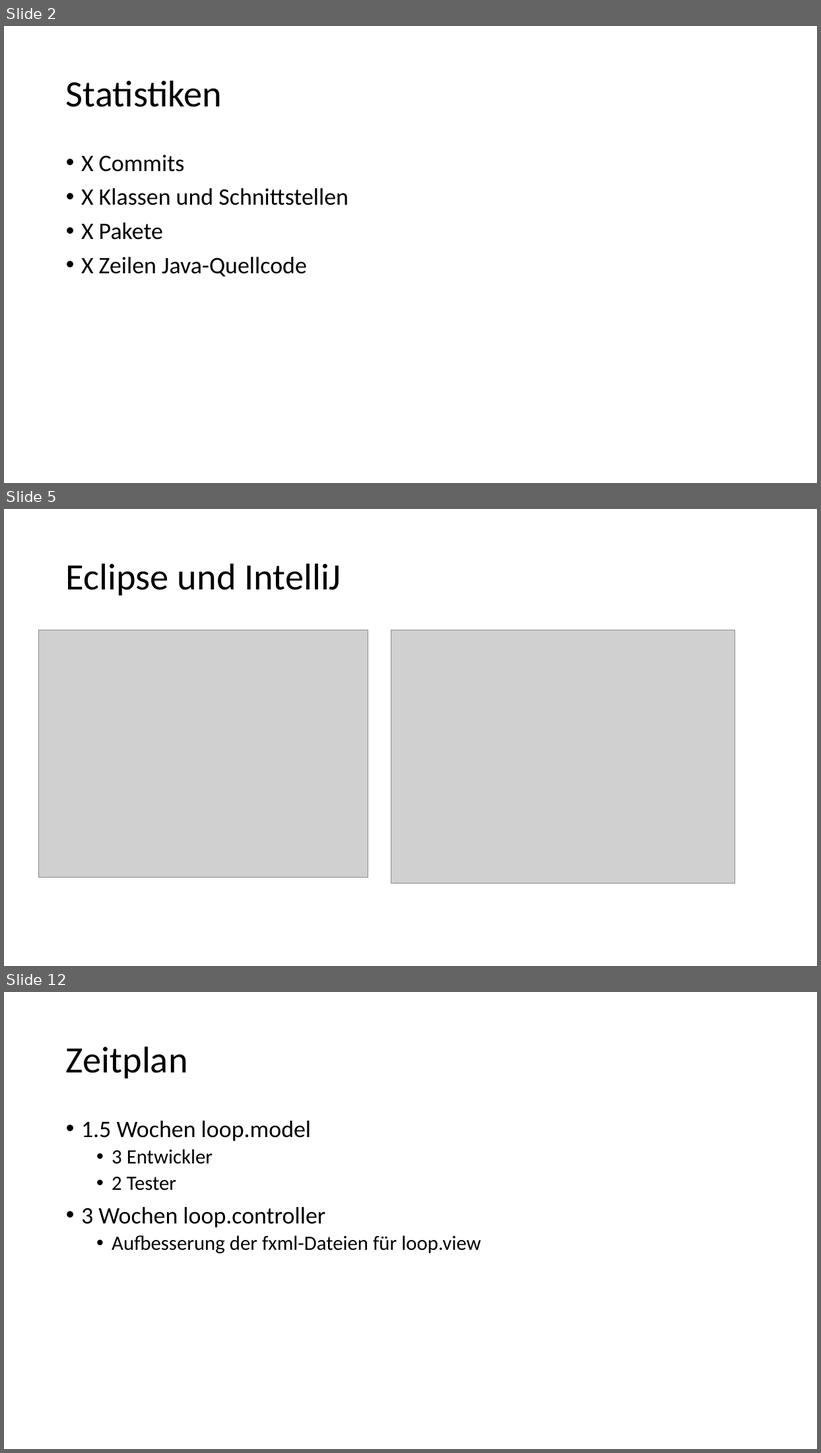
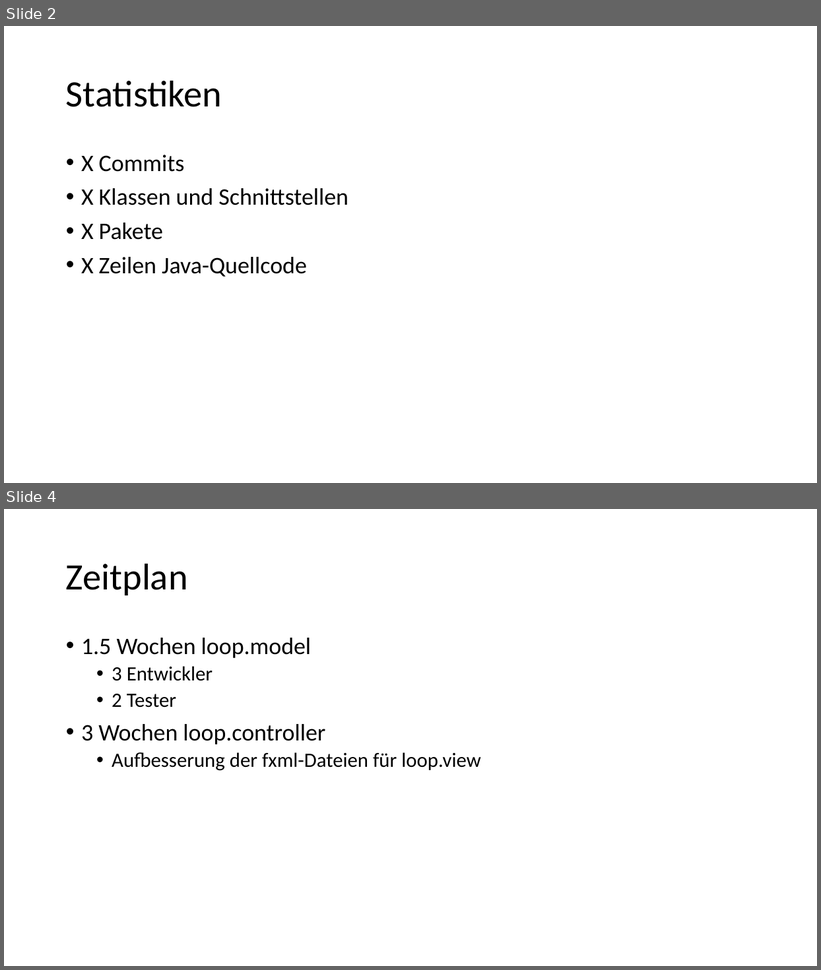
Before and after one commit to ChristianSchorr/repeated_games_pse, a slide deck: Dokumente/Implementierung/Präsentation/Präsentation.pptx. Shown one above the other, each under a label of ours: slides 2, 5 and 12 before the commit, slides 2 and 4 after it; the slides between them are not shown. The pictures are 821x1453 and 821x970 pixels, drawn with LibreOffice and Linux fonts; fonts in the diff are those of the drawing; grey boxes stand for pictures. Boxes give left, top, right and bottom in pixels: in the first picture for what was removed or moved away, otherwise in the second. Text is boxed around its words. In the diff, an @@ line names an element or a change of style, - is before the commit and + after.

```diff
--- a/Dokumente/Implementierung/Präsentation/Präsentation.pptx
+++ b/Dokumente/Implementierung/Präsentation/Präsentation.pptx
@@ slide 5 removed at [4, 509, 817, 966], background #FFFFFF @@
@@ title removed at [66, 563, 341, 595] @@
-Eclipse und IntelliJ
@@ picture removed at [38, 630, 368, 877] @@
@@ picture removed at [391, 630, 735, 883] @@
@@ what was slide 12 is now slide 4 @@
```
Also in this commit, not shown: 2 slides changed, 7 other slides removed, 3 other files.
